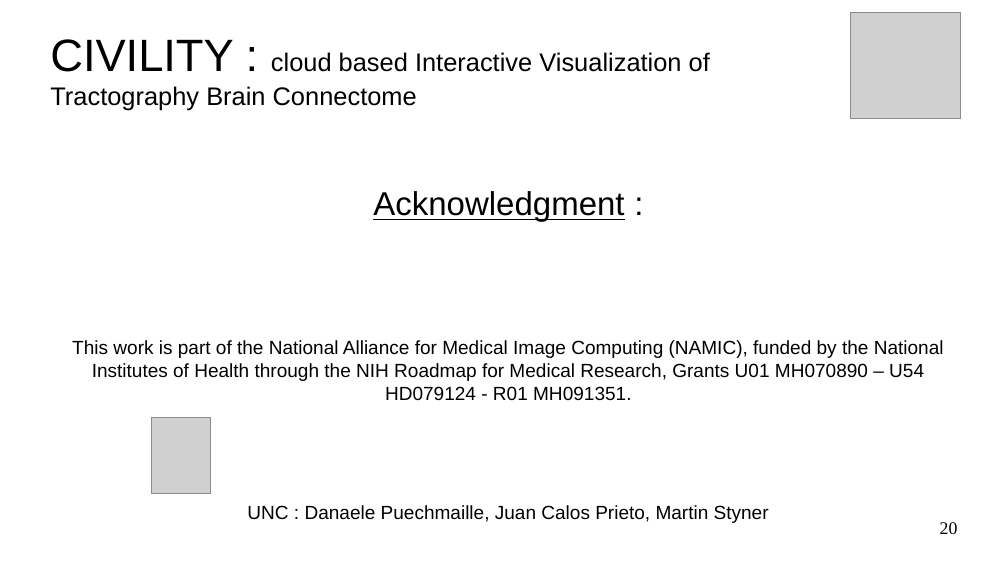
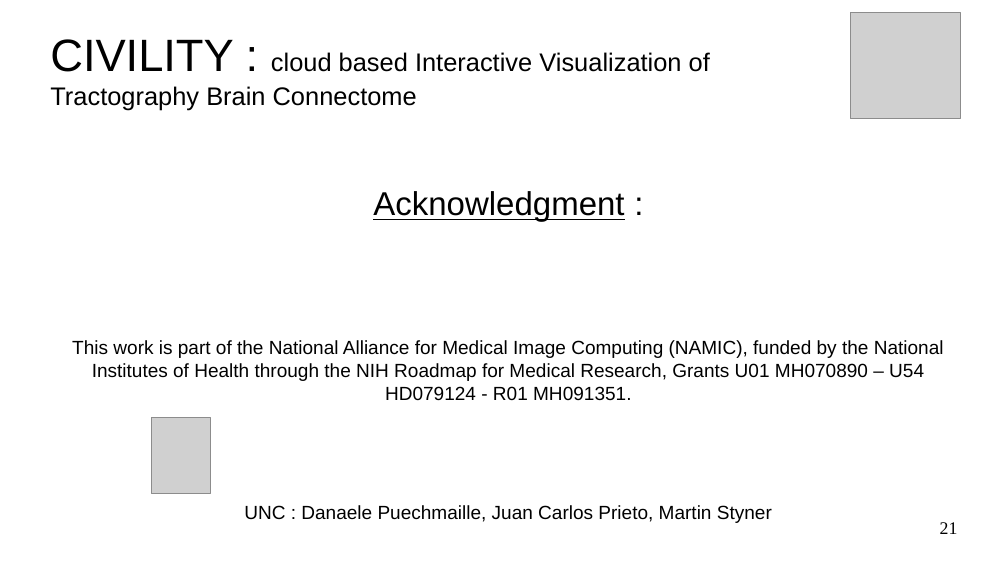
Before and after one commit to NIRALUser/CIVILITY, a slide deck: slide 21 of doc/tutorialCIVILITY.odp (slide 20 before the commit). Drawn at 1008x567 pixels with LibreOffice and Linux fonts; fonts in the diff are those of the drawing; grey boxes stand for pictures; background and template pictures are left out. Boxes give left, top, right and bottom in pixels: in the first picture for what was removed or moved away, otherwise in the second. Text is boxed around its words. In the diff, an @@ line names an element or a change of style, - is before the commit and + after.

```diff
--- a/doc/tutorialCIVILITY.odp
+++ b/doc/tutorialCIVILITY.odp
@@ text at [244,505,772,523]: text changed @@
-UNC : Danaele Puechmaille, Juan Calos Prieto, Martin Styner
+UNC : Danaele Puechmaille, Juan Carlos Prieto, Martin Styner
@@ page number at [940,522,958,534]: text changed @@
-20
+21
```
Also in this commit, not shown: 1 other slide changed, 2 slides added, 1 slide removed, 2 other files.
